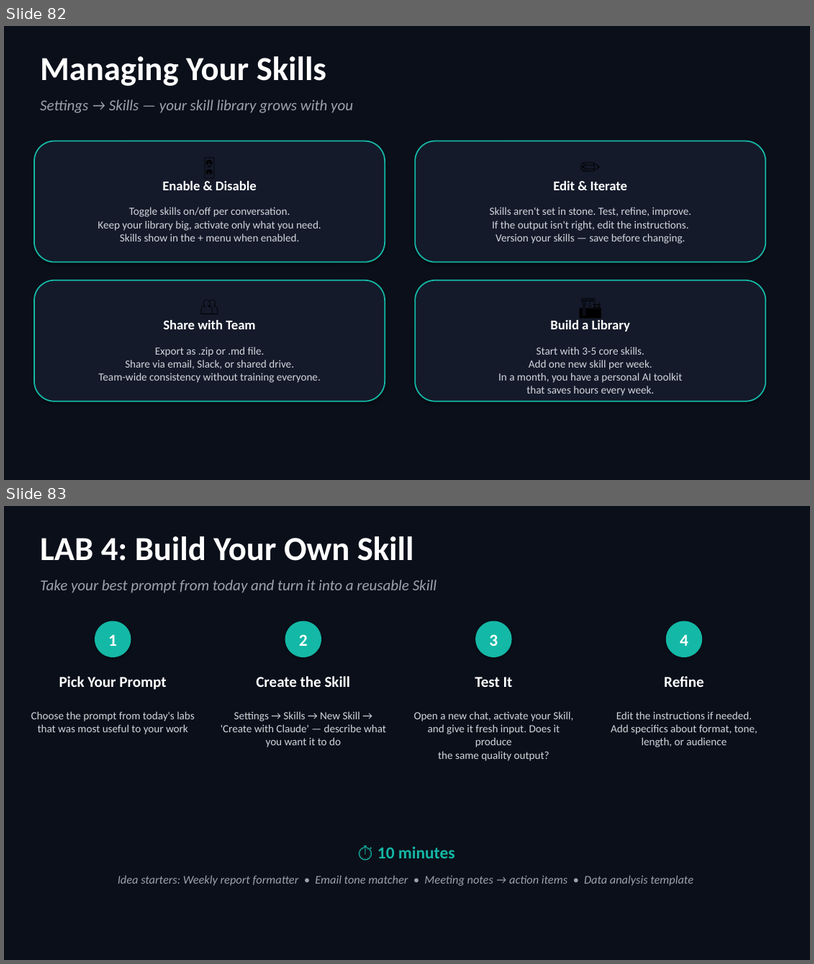
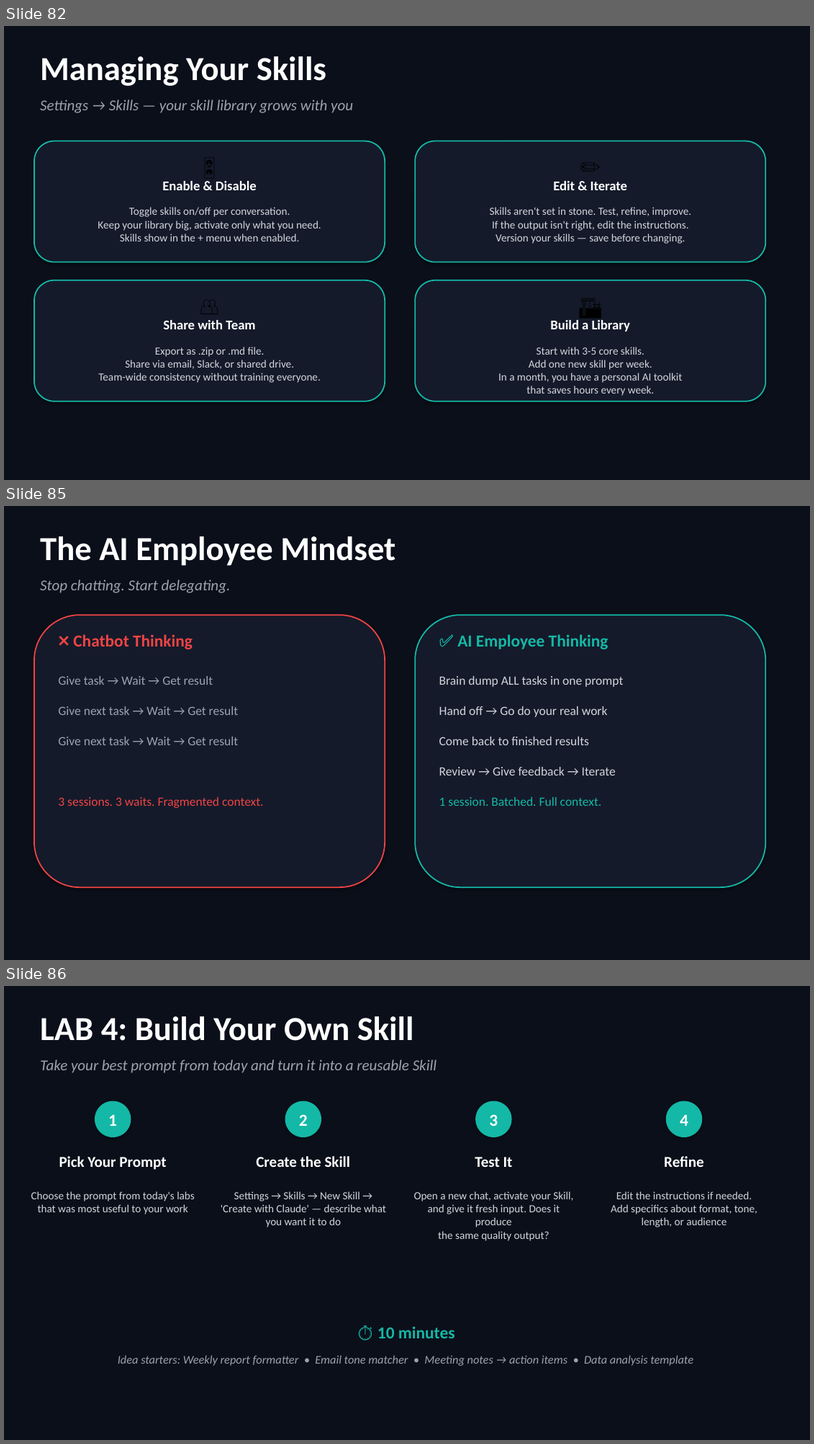
Before and after one commit to scottrhay/AIA-ClaudeCopilot, a slide deck: slides/Day1_Claude_for_Business.pptx. Shown one above the other, each under a label of ours: slides 82 and 83 before the commit, slides 82, 85 and 86 after it; the slides between them are not shown. The pictures are 814x964 and 814x1444 pixels, drawn with LibreOffice and Linux fonts; fonts in the diff are those of the drawing. Boxes give left, top, right and bottom in pixels: in the first picture for what was removed or moved away, otherwise in the second. Text is boxed around its words. In the diff, an @@ line names an element or a change of style, - is before the commit and + after.

Commit message:
Day 1: Add 3 Cowork slides — file operations, Done framework, AI Employee mindset
1. Claude Cowork: AI That Produces Actual Files (4 cards: file ops, real docs, research synthesis, AI employee)
2. The 'Done' Framework (3 questions: what does done look like, context, constraints)
3. The AI Employee Mindset (chatbot thinking vs delegation thinking)

Inserted before Lab 4 in Section 4. Day 1 now 97 slides.
Source: Claude Cowork Complete Guide.

```diff
--- a/slides/Day1_Claude_for_Business.pptx
+++ b/slides/Day1_Claude_for_Business.pptx
@@ slide 85 added at [4, 506, 810, 960], background #0B0F1A @@
@@ text added at [40, 536, 396, 566], 40 pt, text #FFFFFF, bold @@
+The AI Employee Mindset
@@ text added at [40, 579, 231, 593], 18 pt, text #9CA3AF, italic @@
+Stop chatting. Start delegating.
@@ rounded rectangle added at [34, 615, 385, 887], fill #141A2A, outline #EF4444 1.5 pt @@
@@ text added at [73, 634, 193, 649], 20 pt, text #EF4444, bold @@
+❌ Chatbot Thinking
@@ rounded rectangle added at [415, 615, 766, 887], fill #141A2A, outline #14B8A6 1.5 pt @@
@@ text added at [458, 634, 609, 649], 20 pt, text #14B8A6, bold @@
+✅ AI Employee Thinking
@@ text added at [58, 676, 213, 685], 15 pt, text #9CA3AF @@
+Give task → Wait → Get result
@@ text added at [440, 676, 623, 687], 15 pt, text #D1D5DB @@
+Brain dump ALL tasks in one prompt
@@ text added at [58, 706, 238, 715], 15 pt, text #9CA3AF @@
+Give next task → Wait → Get result
@@ text added at [440, 706, 608, 717], 15 pt, text #D1D5DB @@
+Hand off → Go do your real work
@@ text added at [58, 736, 238, 745], 15 pt, text #9CA3AF @@
+Give next task → Wait → Get result
@@ text added at [440, 736, 589, 745], 15 pt, text #D1D5DB @@
+Come back to finished results
@@ text added at [440, 767, 616, 775], 15 pt, text #D1D5DB @@
+Review → Give feedback → Iterate
@@ text added at [58, 797, 263, 808], 15 pt, text #EF4444 @@
+3 sessions. 3 waits. Fragmented context.
@@ text added at [440, 797, 602, 806], 15 pt, text #14B8A6 @@
+1 session. Batched. Full context.
@@ what was slide 83 is now slide 86 @@
```
Also in this commit, not shown: 2 other slides added.
